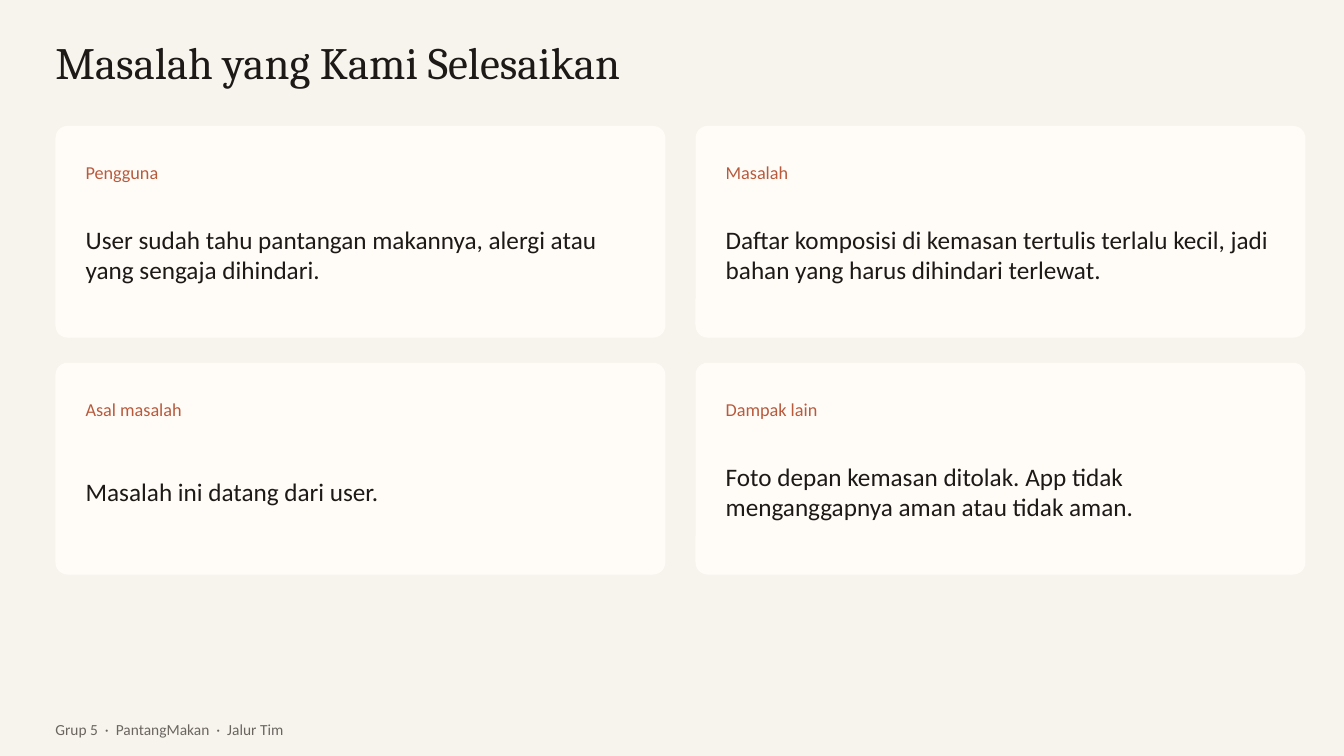
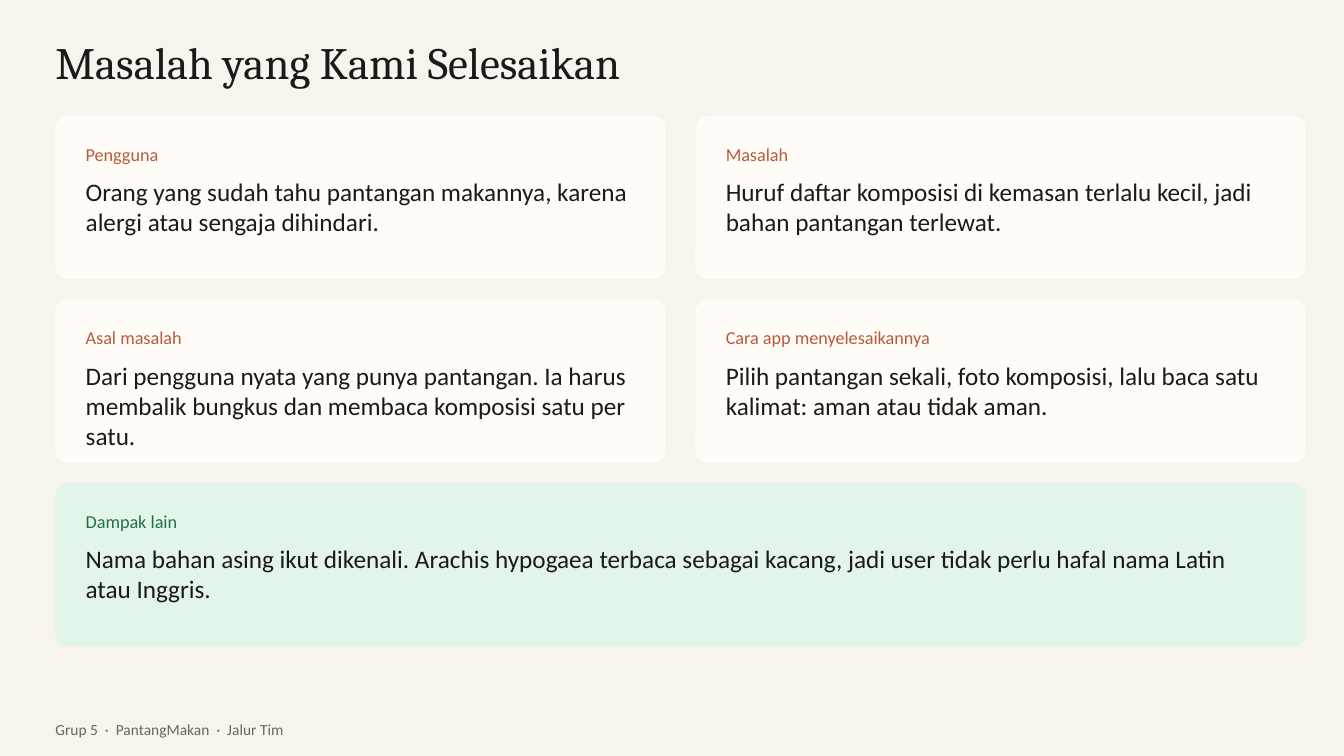
Before and after one commit to dendyramdhan/PantangMakan, a slide deck: slide 5 of presentasi/PantangMakan.pptx. Drawn at 1344x756 pixels with LibreOffice and Linux fonts; fonts in the diff are those of the drawing. Boxes give left, top, right and bottom in pixels: in the first picture for what was removed or moved away, otherwise in the second. Text is boxed around its words. In the diff, an @@ line names an element or a change of style, - is before the commit and + after.

```diff
--- a/presentasi/PantangMakan.pptx
+++ b/presentasi/PantangMakan.pptx
@@ rounded rectangle: place and size @@
-rounded rectangle at (55, 126, 665, 338)
+rounded rectangle at (55, 116, 665, 279)
@@ rounded rectangle: place and size @@
-rounded rectangle at (696, 126, 1306, 338)
+rounded rectangle at (696, 116, 1306, 279)
@@ text "Pengguna": place and size @@
-text "Pengguna" at (86, 167, 159, 182)
+text "Pengguna" at (86, 149, 159, 164)
@@ text "Masalah": place and size @@
-text "Masalah" at (726, 166, 788, 179)
+text "Masalah" at (726, 148, 788, 161)
@@ text at (86, 183, 626, 236): text changed @@
-User sudah tahu pantangan makannya, alergi atau yang sengaja dihindari.
+Orang yang sudah tahu pantangan makannya, karena alergi atau sengaja dihindari.
@@ text at (726, 183, 1251, 236): text changed @@
-Daftar komposisi di kemasan tertulis terlalu kecil, jadi bahan yang harus dihindari terlewat.
+Huruf daftar komposisi di kemasan terlalu kecil, jadi bahan pantangan terlewat.
@@ rounded rectangle: place and size @@
-rounded rectangle at (55, 363, 665, 575)
+rounded rectangle at (55, 299, 665, 463)
@@ proportions changed in 4 elements at (55, 116, 665, 279), (696, 116, 1306, 279), (55, 299, 665, 463), (696, 299, 1306, 463) @@
@@ rounded rectangle: place and size @@
-rounded rectangle at (696, 363, 1306, 575)
+rounded rectangle at (696, 299, 1306, 463)
@@ text "Asal masalah": place and size @@
-text "Asal masalah" at (86, 403, 181, 416)
+text "Asal masalah" at (86, 331, 181, 344)
@@ text added at (726, 331, 930, 347), 13 pt, text #B85A3C @@
+Cara app menyelesaikannya
@@ text added at (86, 367, 625, 445), 18 pt, text #1C1917 @@
+Dari pengguna nyata yang punya pantangan. Ia harus membalik bungkus dan membaca komposisi satu per satu.
@@ vertical alignment middle to top in 3 elements at (86, 183, 626, 236), (726, 183, 1251, 236), (726, 367, 1258, 415) @@
@@ text at (726, 367, 1258, 415): text changed @@
-Foto depan kemasan ditolak. App tidak menganggapnya aman atau tidak aman.
+Pilih pantangan sekali, foto komposisi, lalu baca satu kalimat: aman atau tidak aman.
@@ rounded rectangle added at (55, 483, 1306, 646), fill #E3F5E8 @@
@@ text "Dampak lain": place and size @@
-text "Dampak lain" at (726, 403, 818, 419)
+text "Dampak lain" at (86, 515, 178, 531)
@@ text "Dampak lain" at (86, 515, 178, 531): text colour #B85A3C to #1E7345 @@
@@ text removed at (86, 483, 378, 506) @@
-Masalah ini datang dari user.
@@ text added at (86, 550, 1225, 603), 18 pt, text #1C1917 @@
+Nama bahan asing ikut dikenali. Arachis hypogaea terbaca sebagai kacang, jadi user tidak perlu hafal nama Latin atau Inggris.
```
Also in this commit, not shown: 3 other slides changed, 7 other files.
